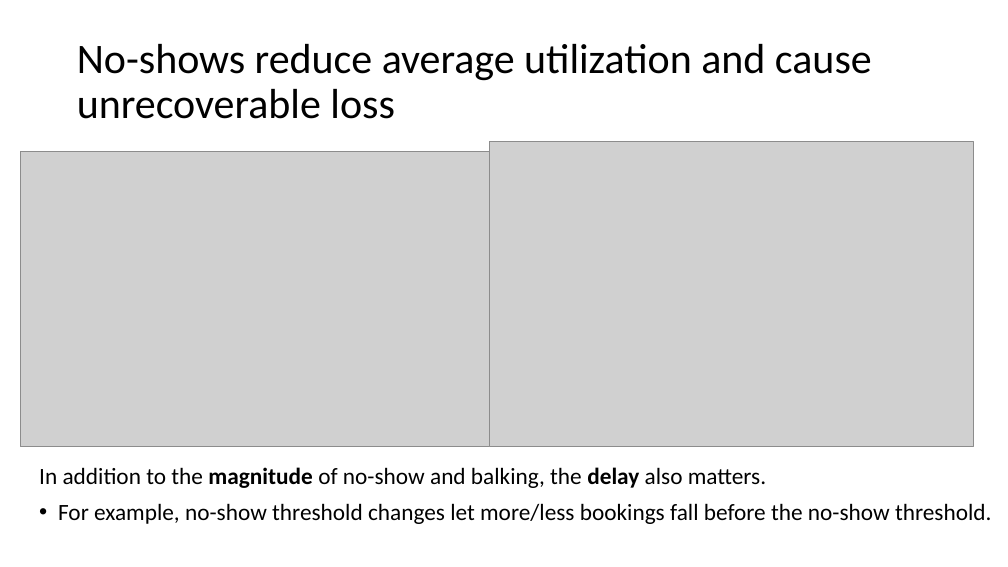
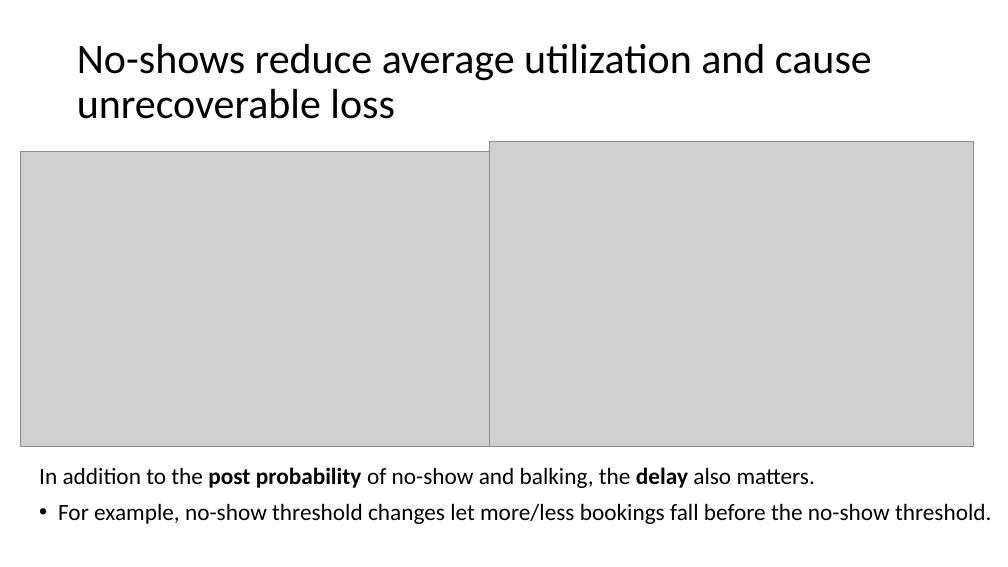
Before and after one commit to YcartXin/CUIMC-Appointment-Simulation, a slide deck: slide 8 of presentation/FCFS Presentation.pptx. Drawn at 1008x567 pixels with LibreOffice and Linux fonts; fonts in the diff are those of the drawing; grey boxes stand for pictures. Boxes give left, top, right and bottom in pixels: in the first picture for what was removed or moved away, otherwise in the second. Text is boxed around its words. In the diff, an @@ line names an element or a change of style, - is before the commit and + after.

```diff
--- a/presentation/FCFS Presentation.pptx
+++ b/presentation/FCFS Presentation.pptx
@@ text at [39, 467, 815, 488]: text changed @@
-In addition to the magnitude of no-show and balking, the delay also matters.
+In addition to the post probability of no-show and balking, the delay also matters.
```
Also in this commit, not shown: 10 other slides changed, 5 slides added, 1 slide removed, 19 other files.
